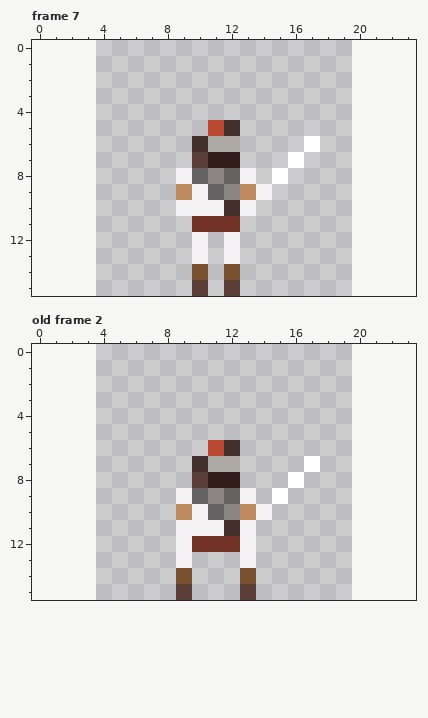
Pixel-art file, stored at assets/hero_S.aseprite. Above is the file before it was changed.
16x16 pixels, 8 frames. Colours within 5 levels of each other are drawn and written as one. Shown: frame 7, old frame 2. The old version is drawn lined up with the new one, on the new canvas. The commit also changed other frames, which this record leaves out.
And afterwards:
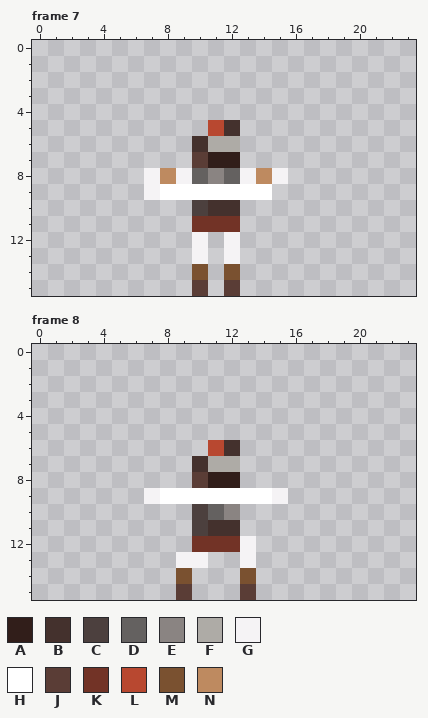
Palette (. is transparent): A #311e1a  B #44312d  C #4c403e  D #646160  E #8a8482  F #aeaba6  G #f5f3f5  H #ffffff  J #5a3d36  K #723326  L #b84830  M #7a5130  N #be8a60
A new or re-ordered frame is compared with the old frame closest to it.
The exact change:
canvas 16x16 -> 24x16, the old top-left corner now at 4,0
frames re-ordered
--- frame 7
@@ x 5..19 @@
  5 ......LB.......
- 6 .....BFF....H..
- 7 .....JAA...H...
- 8 ....GDEDG.H....
- 9 ....NGDENG.....
-10 ....GGGBG......
+ 6 .....BFF.......
+ 7 .....JAA.......
+ 8 ..GNGDEDGNG....
+ 9 ..GHHHHHHH.....
+10 .....CBB.......
 11 .....KKK.......
--- frame 8 against old frame 2
@@ x 5..19 @@
  6 ......LB.......
- 7 .....BFF....H..
- 8 .....JAA...H...
- 9 ....GDEDG.H....
-10 ....NGDENG.....
-11 ....GGGBG......
-12 ....GKKKG......
-13 ....G...G......
+ 7 .....BFF.......
+ 8 .....JAA.......
+ 9 ..GHHHHHHHG....
+10 .....CDE.......
+11 .....CBB.......
+12 .....KKKG......
+13 ....GG..G......
 14 ....M...M......
Where, in picture pixels (left, top, right, bottom), the same in both pictures:
changed: (144, 136, 320, 216)
changed: (144, 456, 320, 568)
